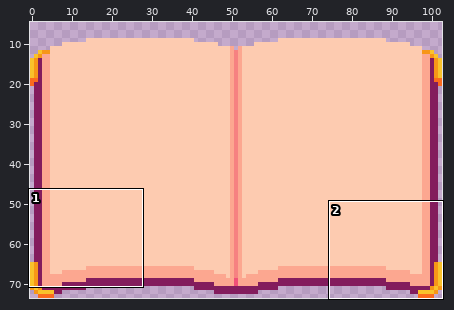
Two versions of one pixel-art file, screens/main/ui/ingredient_book/Book Page Turn Final.aseprite. Above, an overview of the earlier version with the close-up marked.
Close-up. Before the edit:
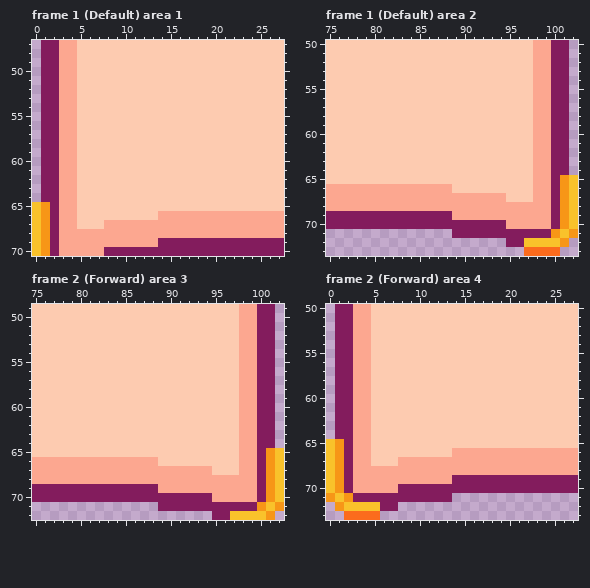
103x74 pixels, 17 frames. Shown: frame 1 (Default) area 1: x 0..27, y 47..70; frame 1 (Default) area 2: x 75..102, y 50..73; frame 2 (Forward) area 3: x 75..102, y 49..72; frame 2 (Forward) area 4: x 0..27, y 50..73. The wide view leaves out empty margins. The commit also changed other frames or places, which this record leaves out.
After:
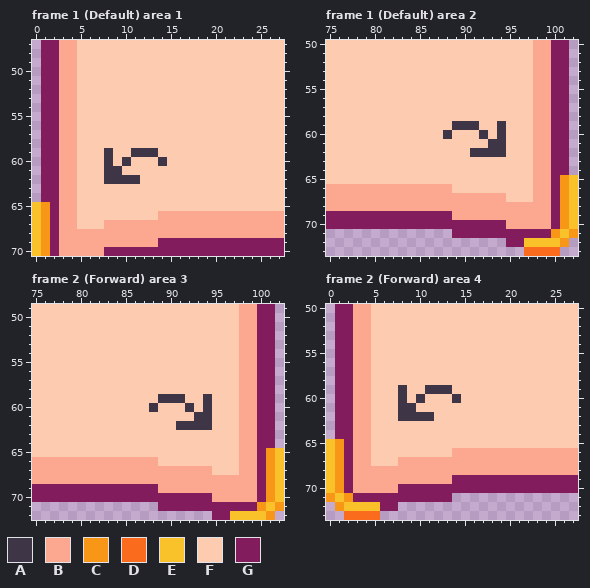
Palette (. is transparent): A #3e3546  B #fca790  C #f79617  D #fb6b1d  E #f9c22b  F #fdcbb0  G #831c5d
From old to new:
{"where": "frame 1 (Default) area 1, layer \"Layer 2\""}
{"frame":1,"y":59,"x":8,"old":"F","new":"A"}
{"frame":1,"y":59,"x":11,"old":"FFF","new":"AAA"}
{"frame":1,"y":60,"x":8,"old":"F","new":"A"}
{"frame":1,"y":60,"x":10,"old":"F","new":"A"}
{"frame":1,"y":60,"x":14,"old":"F","new":"A"}
{"frame":1,"y":61,"x":8,"old":"FF","new":"AA"}
{"frame":1,"y":62,"x":8,"old":"FFFF","new":"AAAA"}
{"where": "frame 1 (Default) area 2, layer \"Layer 2\""}
{"frame":1,"y":59,"x":89,"old":"FFF","new":"AAA"}
{"frame":1,"y":59,"x":94,"old":"F","new":"A"}
{"frame":1,"y":60,"x":88,"old":"F","new":"A"}
{"frame":1,"y":60,"x":92,"old":"F","new":"A"}
{"frame":1,"y":60,"x":94,"old":"F","new":"A"}
{"frame":1,"y":61,"x":93,"old":"FF","new":"AA"}
{"frame":1,"y":62,"x":91,"old":"FFFF","new":"AAAA"}
{"where": "frame 2 (Forward) area 3, layer \"Layer 2\""}
{"frame":2,"y":59,"x":89,"old":"FFF","new":"AAA"}
{"frame":2,"y":59,"x":94,"old":"F","new":"A"}
{"frame":2,"y":60,"x":88,"old":"F","new":"A"}
{"frame":2,"y":60,"x":92,"old":"F","new":"A"}
{"frame":2,"y":60,"x":94,"old":"F","new":"A"}
{"frame":2,"y":61,"x":93,"old":"FF","new":"AA"}
{"frame":2,"y":62,"x":91,"old":"FFFF","new":"AAAA"}
{"where": "frame 2 (Forward) area 4, layer \"Layer 2\""}
{"frame":2,"y":59,"x":8,"old":"F","new":"A"}
{"frame":2,"y":59,"x":11,"old":"FFF","new":"AAA"}
{"frame":2,"y":60,"x":8,"old":"F","new":"A"}
{"frame":2,"y":60,"x":10,"old":"F","new":"A"}
{"frame":2,"y":60,"x":14,"old":"F","new":"A"}
{"frame":2,"y":61,"x":8,"old":"FF","new":"AA"}
{"frame":2,"y":62,"x":8,"old":"FFFF","new":"AAAA"}
